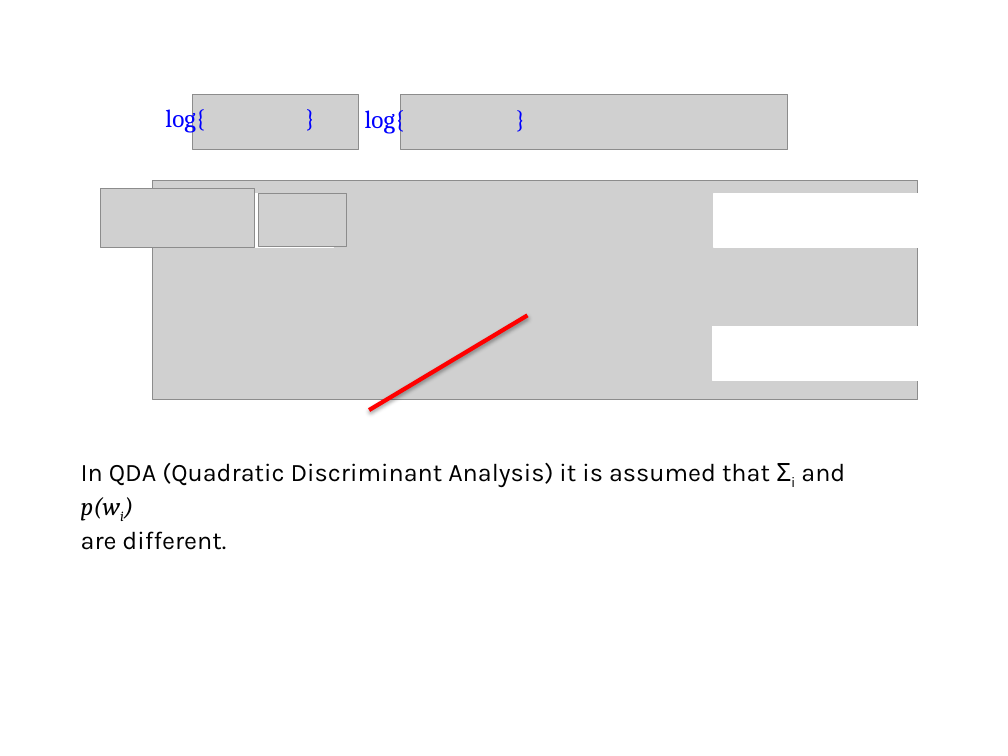
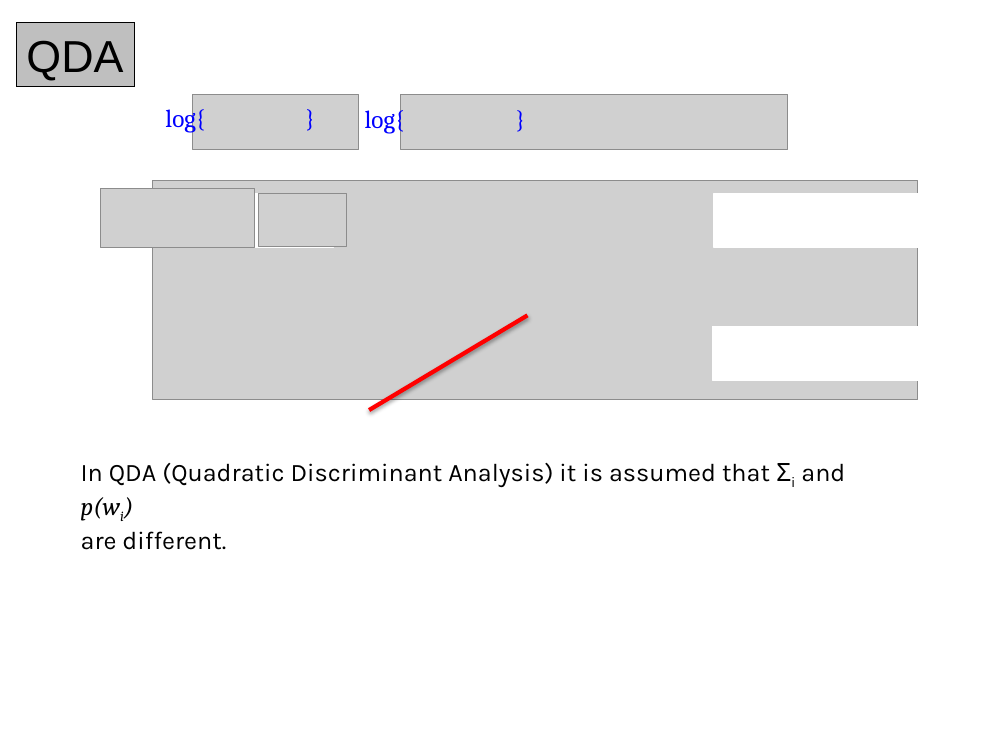
Before and after one commit to domingomery/patrones, a slide deck: slide 12 of clases/Cap04_Clasificacion/presentations/PAT04_LDA.pptx (slide 11 before the commit). Drawn at 1008x756 pixels with LibreOffice and Linux fonts; fonts in the diff are those of the drawing; grey boxes stand for pictures. Boxes give left, top, right and bottom in pixels: in the first picture for what was removed or moved away, otherwise in the second. Text is boxed around its words. In the diff, an @@ line names an element or a change of style, - is before the commit and + after.

```diff
--- a/clases/Cap04_Clasificacion/presentations/PAT04_LDA.pptx
+++ b/clases/Cap04_Clasificacion/presentations/PAT04_LDA.pptx
@@ rectangle added at (16, 22, 134, 87), fill #BFBFBF, outline #000000 0.75 pt, 32 pt, text #000000 @@
+QDA
```
Also in this commit, not shown: 3 other slides changed, 1 slide added.
